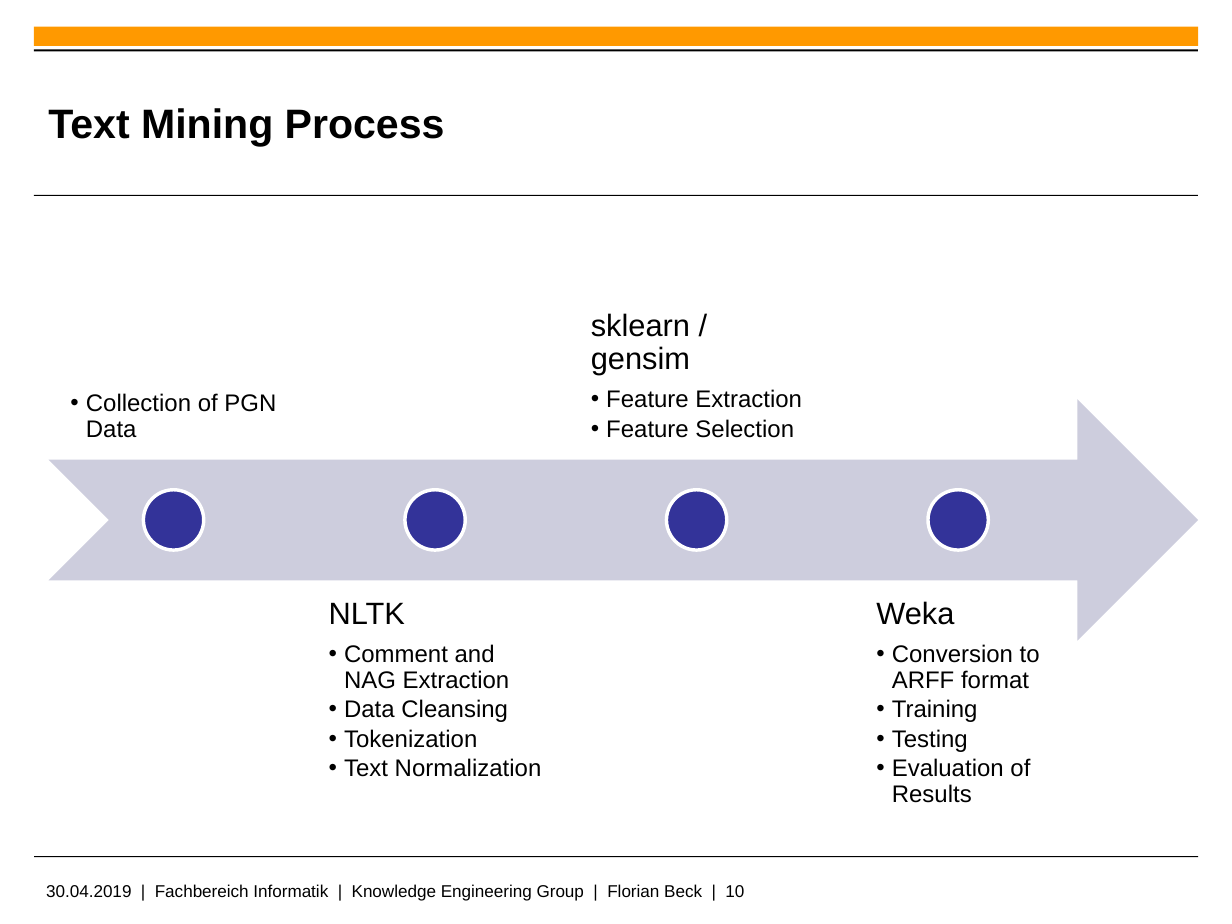
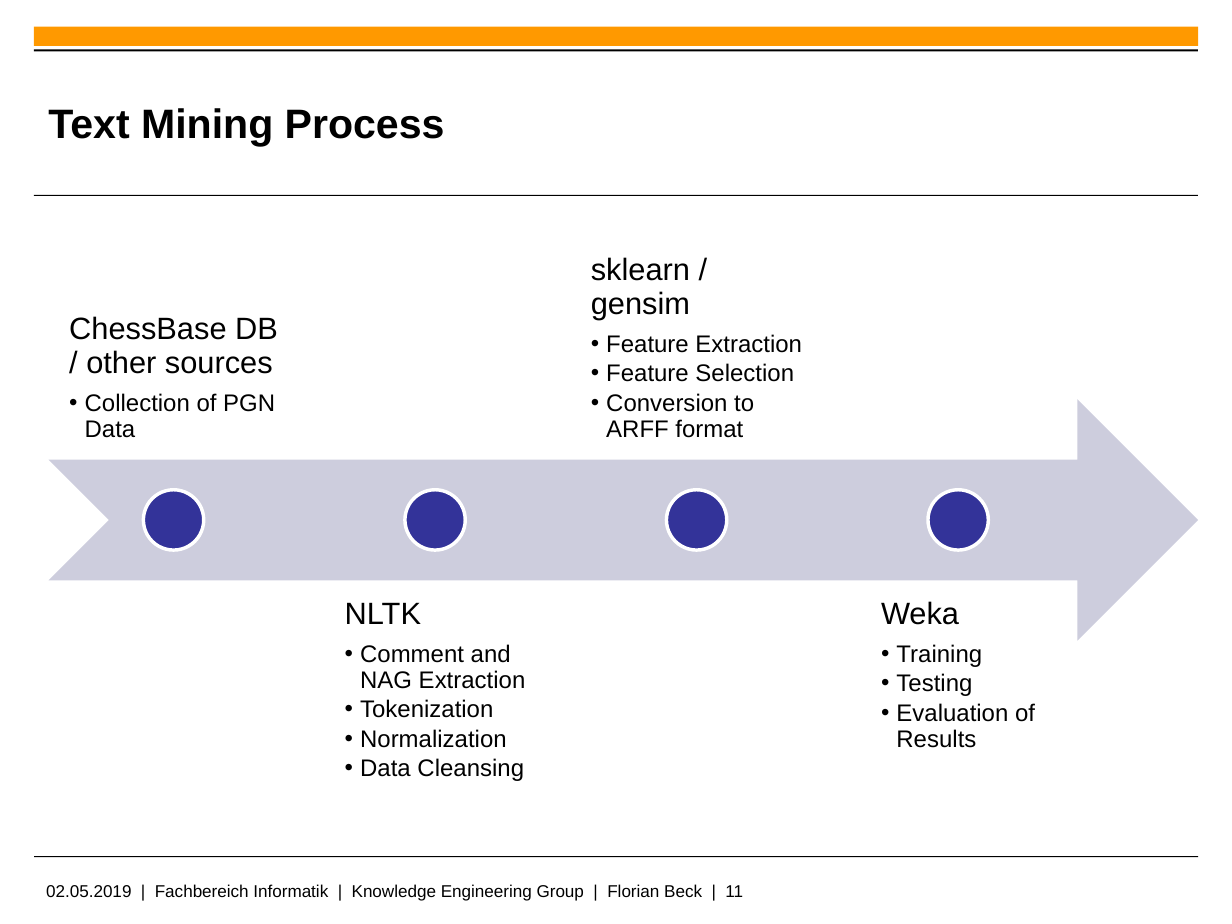
Before and after one commit to Flo427/chess-annotation, a slide deck: slide 11 of sentiment_classification_of_chess_annotations.pptx (slide 10 before the commit). Drawn at 1232x924 pixels with LibreOffice and Linux fonts; fonts in the diff are those of the drawing; background and template pictures are left out. Boxes give left, top, right and bottom in pixels: in the first picture for what was removed or moved away, otherwise in the second. Text is boxed around its words. In the diff, an @@ line names an element or a change of style, - is before the commit and + after.

```diff
--- a/sentiment_classification_of_chess_annotations.pptx
+++ b/sentiment_classification_of_chess_annotations.pptx
@@ text at <box>69,316,278,374</box>: paragraph added @@
+ChessBase DB / other sources
@@ text at <box>606,393,754,438</box>: paragraph added @@
+  • Conversion to ARFF format
@@ text at <box>892,644,1040,689</box>: paragraph removed @@
-  • Conversion to ARFF format
@@ text at <box>360,699,507,748</box>: paragraphs added @@
+  • Tokenization
+  • Normalization
@@ text at <box>344,729,542,777</box>: paragraphs removed @@
-  • Tokenization
-  • Text Normalization
@@ text at <box>46,884,743,901</box>: text changed @@
-30.04.2019 | Fachbereich Informatik | Knowledge Engineering Group | Florian Beck | 10
+02.05.2019 | Fachbereich Informatik | Knowledge Engineering Group | Florian Beck | 11
```
Also in this commit, not shown: 6 other slides changed, 9 slides added, 3 slides removed.
